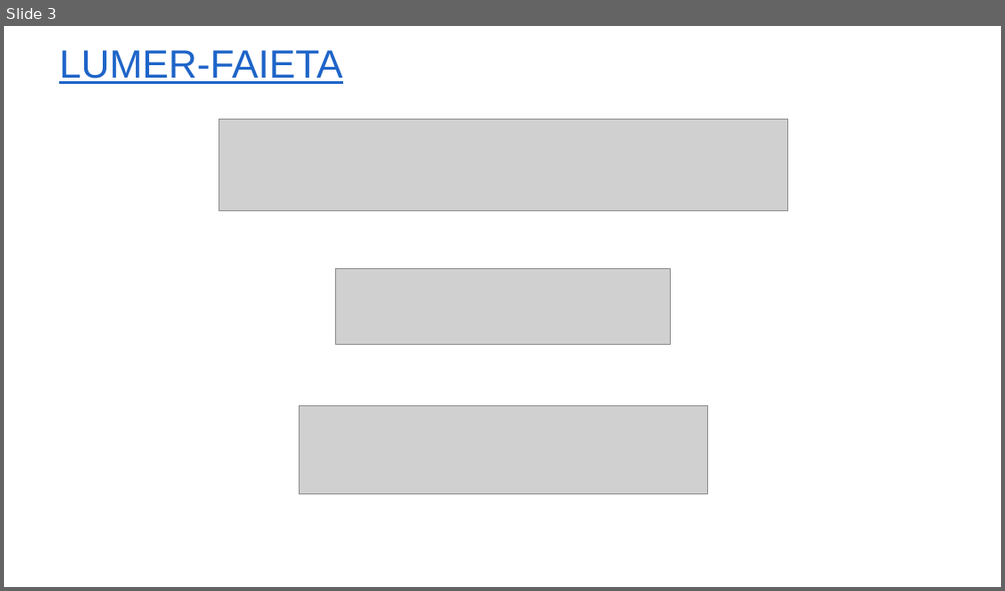
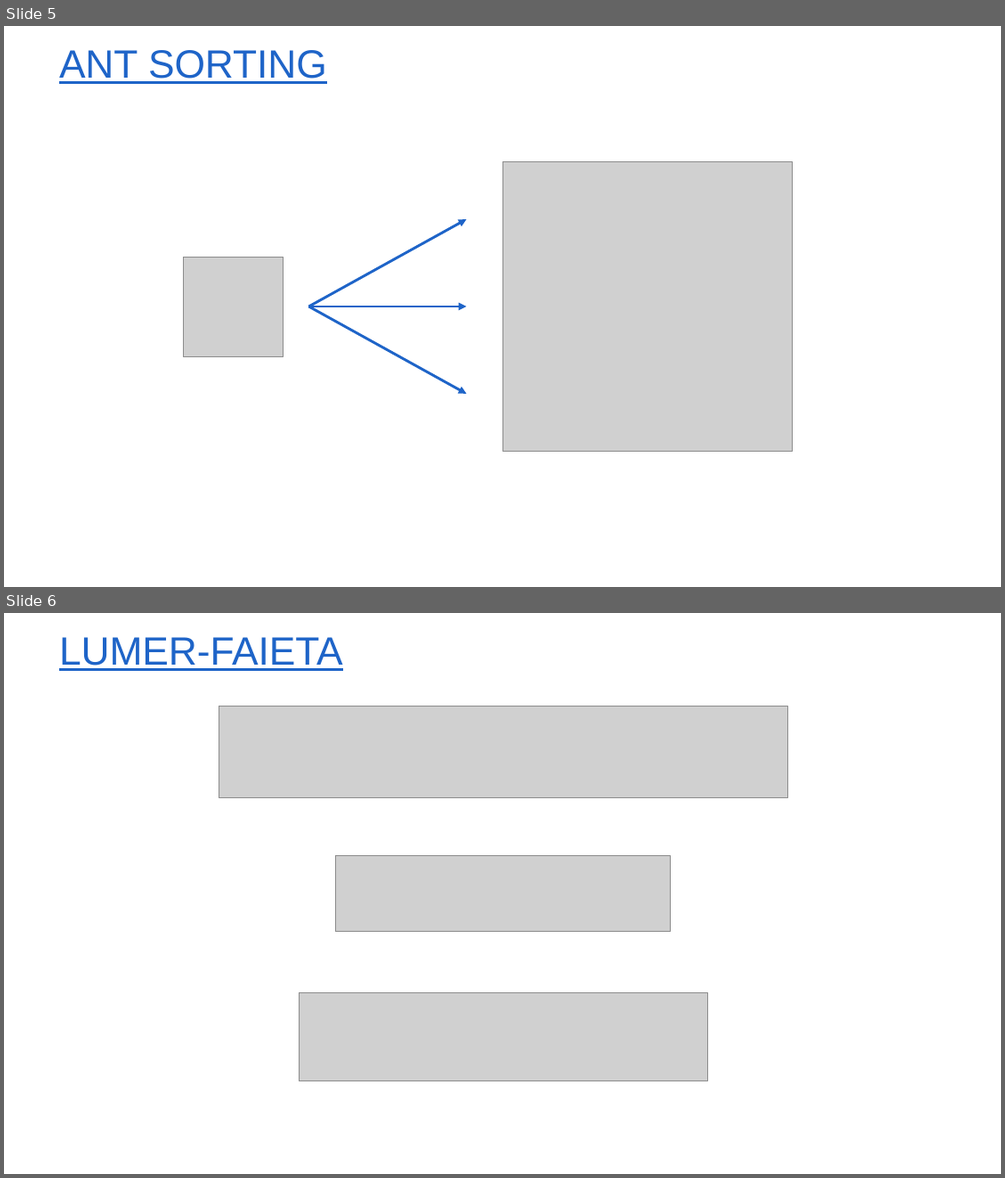
Before and after one commit to yvlaere/ant_sorting, a slide deck: Spatio-temporele modellen.pptx. Shown one above the other, each under a label of ours: slide 3 before the commit, slides 5 and 6 after it. The pictures are 1005x591 and 1005x1178 pixels, drawn with LibreOffice and Linux fonts; fonts in the diff are those of the drawing; grey boxes stand for pictures; background and template pictures are left out. Boxes give left, top, right and bottom in pixels: in the first picture for what was removed or moved away, otherwise in the second. Text is boxed around its words. In the diff, an @@ line names an element or a change of style, - is before the commit and + after.

```diff
--- a/Spatio-temporele modellen.pptx
+++ b/Spatio-temporele modellen.pptx
@@ slide 5 added at box(4, 26, 1001, 587), background #FFFFFF @@
@@ title added at box(59, 50, 327, 84), 38 pt, text #1E64C8, underline @@
+ANT SORTING
@@ picture added at box(502, 161, 793, 451) @@
@@ arrow added from (309, 306) to (466, 219), #1E64C8 2.5 pt @@
@@ picture added at box(184, 257, 283, 356) @@
@@ arrow added from (309, 306) to (466, 306), #1E64C8 2.5 pt @@
@@ arrow added from (309, 306) to (466, 394), #1E64C8 2.5 pt @@
@@ what was slide 3 is now slide 6 @@
```
Also in this commit, not shown: 2 slides changed, 3 other slides added.
